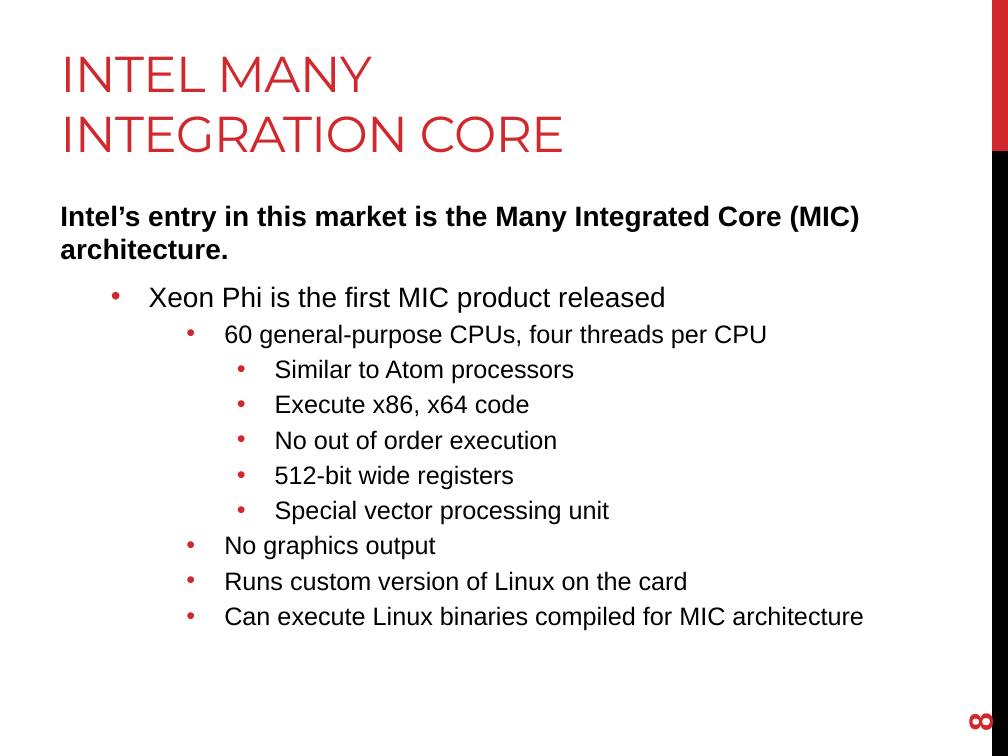
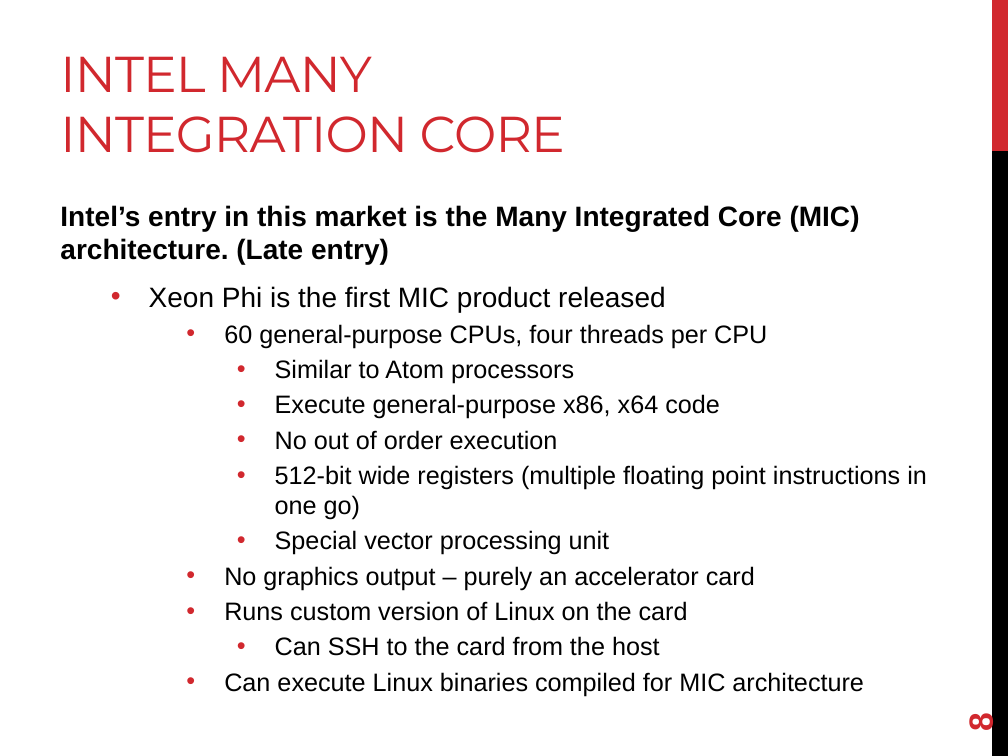
Before and after one commit to joshpeterson/DevelopingConcurrentSoftware, a slide deck: slide 8 of Lectures/Hybrid Concurrency/Hybrid Concurrency.pptx. Drawn at 1008x756 pixels with LibreOffice and Linux fonts; fonts in the diff are those of the drawing. Boxes give left, top, right and bottom in pixels: in the first picture for what was removed or moved away, otherwise in the second. Text is boxed around its words. In the diff, an @@ line names an element or a change of style, - is before the commit and + after.

```diff
--- a/Lectures/Hybrid Concurrency/Hybrid Concurrency.pptx
+++ b/Lectures/Hybrid Concurrency/Hybrid Concurrency.pptx
@@ text at [60,205,860,265]: text changed @@
-Intel’s entry in this market is the Many Integrated Core (MIC) architecture.
+Intel’s entry in this market is the Many Integrated Core (MIC) architecture. (Late entry)
@@ text at [275,394,720,419]: text changed @@
-      • Execute x86, x64 code
+      • Execute general-purpose x86, x64 code
@@ text at [275,465,927,520]: text changed @@
-      • 512-bit wide registers
+      • 512-bit wide registers (multiple floating point instructions in one go)
@@ text at [224,566,755,590]: text changed @@
-    • No graphics output
+    • No graphics output – purely an accelerator card
@@ text at [275,636,660,656]: paragraph added @@
+      • Can SSH to the card from the host
```
Also in this commit, not shown: 5 other slides changed, 33 other files.
